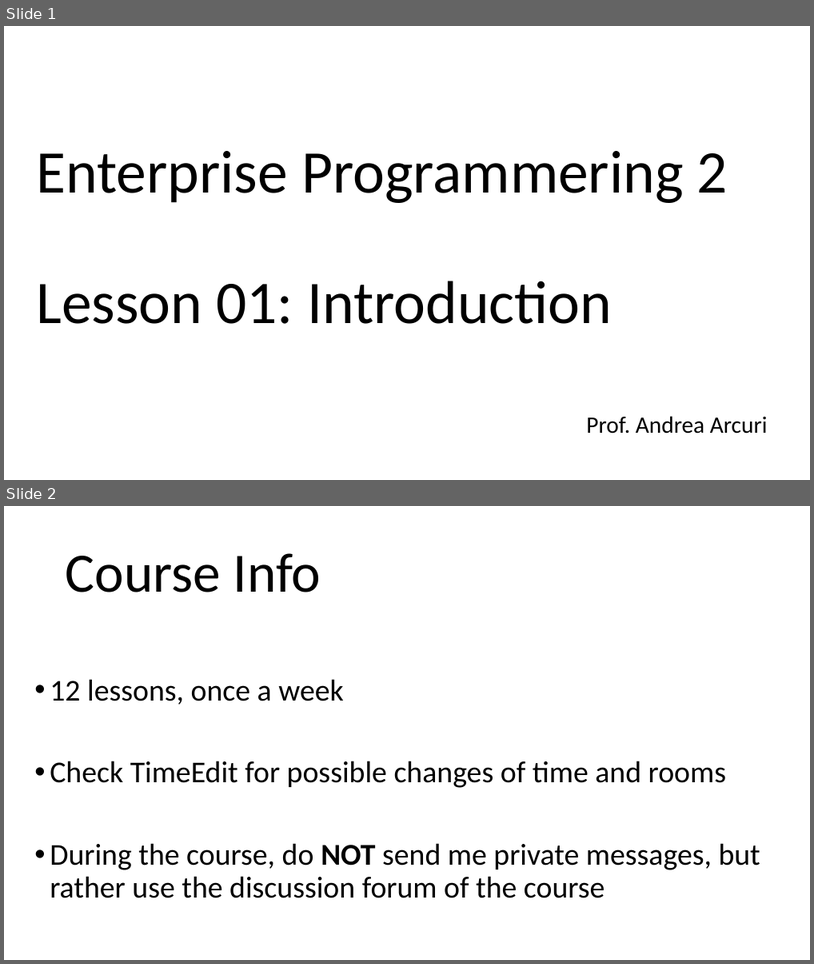
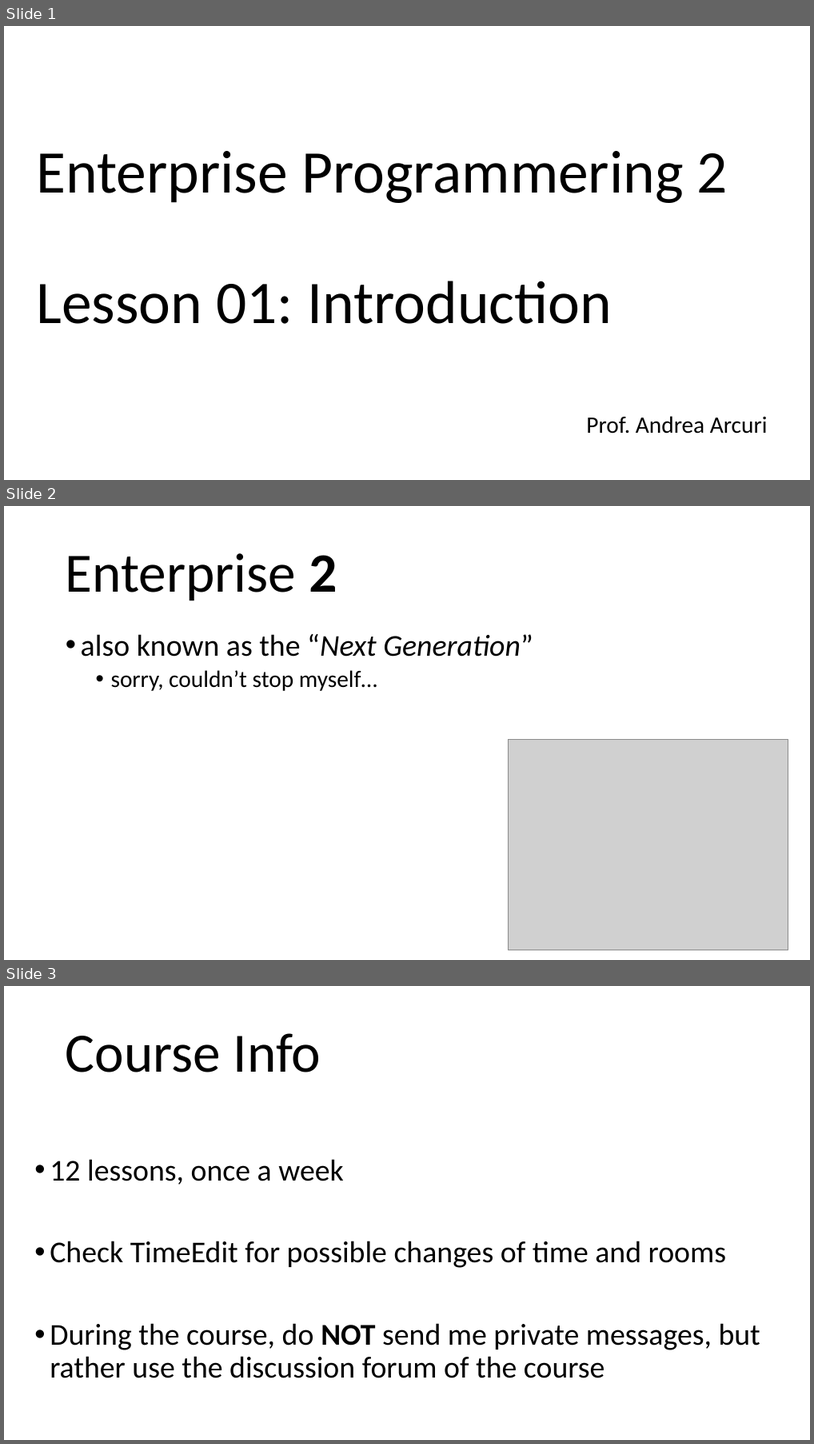
Before and after one commit to arcuri82/testing_security_development_enterprise_systems, a slide deck: doc/advanced/slides/lesson_01.pptx. Shown one above the other, each under a label of ours: slides 1 and 2 before the commit, slides 1, 2 and 3 after it. The pictures are 814x964 and 814x1444 pixels, drawn with LibreOffice and Linux fonts; fonts in the diff are those of the drawing; grey boxes stand for pictures. Boxes give left, top, right and bottom in pixels: in the first picture for what was removed or moved away, otherwise in the second. Text is boxed around its words. In the diff, an @@ line names an element or a change of style, - is before the commit and + after.

```diff
--- a/doc/advanced/slides/lesson_01.pptx
+++ b/doc/advanced/slides/lesson_01.pptx
@@ slide 2 added at (4,506,810,960), background #FFFFFF @@
@@ title added at (66,553,337,601), 66 pt, text #000000 @@
+Enterprise 2
@@ text added at (81,634,534,691), 36 pt, text #000000 @@
+• also known as the “Next Generation”
+  • sorry, couldn’t stop myself…
@@ picture added at (509,740,790,949) @@
@@ what was slide 2 is now slide 3 @@
```
Also in this commit, not shown: 1 other file.
